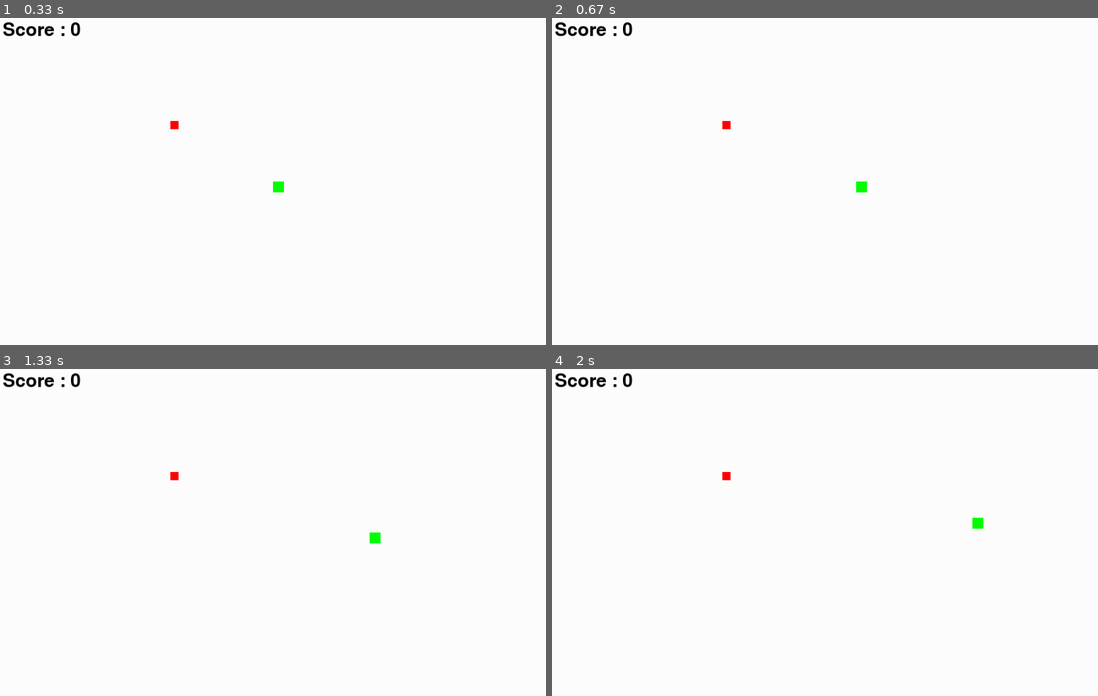
Above: before the commit, frames 1-4 (two rows, left to right).
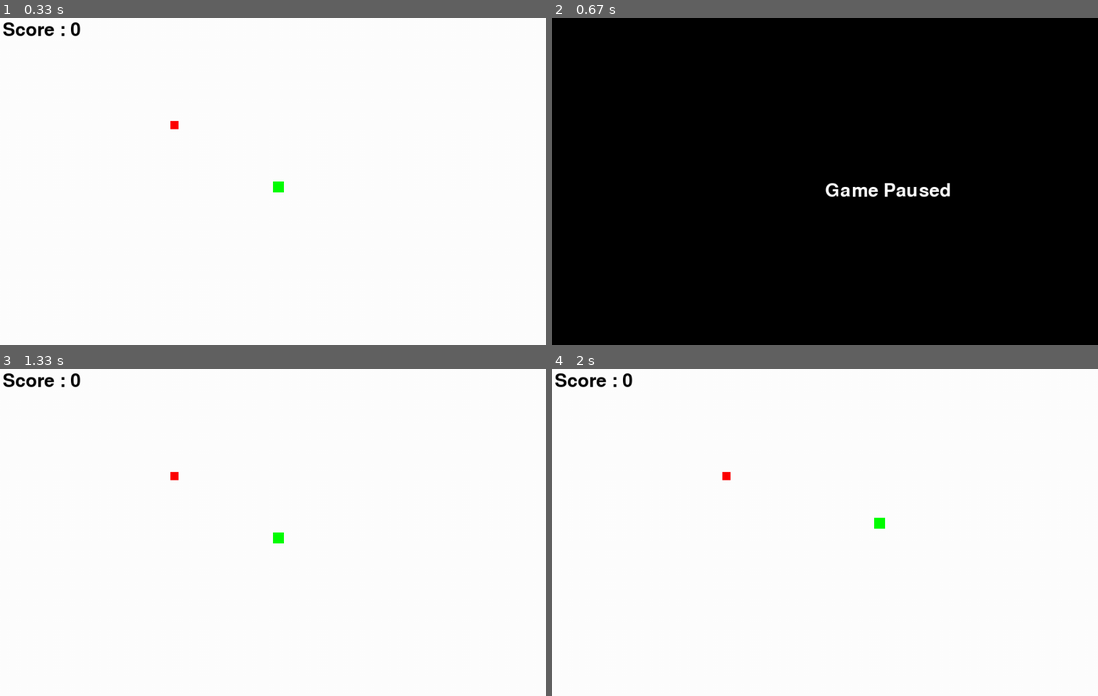
Above: after the commit, the same moments.

Repository: aniTech-addict/snake_pygame
Game: pygame game, started from snake.py
Two runs of this game, one before a commit and one after it. Both use one fixed random seed, a clock stepped at 60 frames per second and the inputs below.
Inputs:
- Up to frame 1 (0.33 s): no input
- Up to frame 2 (0.67 s): hold P from 0.33 s (still down); hold D from 0.33 s (still down)
- Up to frame 3 (1.33 s): release P at 0.8 s; release D at 0.8 s; hold P 0.83-1.3 s
- Up to frame 4 (2 s): hold D 1.33-1.8 s; hold W from 1.83 s (still down)

Frame 1 is identical in both runs. In frame 2, 100% of the frame differs, in the area x 0-100%, y 0-100%; in frame 3, 0.1%; in frame 4, 0.1%.

Commit message:
Added Pausing feature

Diff:
--- a/snake.py
+++ b/snake.py
@@ -32,20 +32,34 @@
 score = 0
 snake_list = []
 snake_len = 1
-
+paused = False
 def plot_body(gameWindow, color, snake_list):
     for x, y in snake_list:
         pygame.draw.rect(gameWindow, color, [x, y, SIZE, SIZE], SIZE)
 
 while not exit_game:
+
     for event in pygame.event.get():
         # Quit event
         if event.type == pygame.QUIT:
             exit_game = True
+
+        if event.type == pygame.KEYDOWN:
+            if event.key == pygame.K_p:  # Press 'P' to toggle pause
+                paused = not paused
+                while paused:
+                    gameWindow.fill("black")
+                    text_screen("Game Paused", "white", gameWindow.get_width() / 2, gameWindow.get_height() / 2)
+                    pygame.display.update()
+                    for event in pygame.event.get():
+                        if event.type == pygame.KEYDOWN:
+                            if event.key == pygame.K_p:
+                                paused = False
+
         # Border-collision
         if (snake_pos.x > 1000 or snake_pos.x < 0) or (snake_pos.y > 600 or snake_pos.y < 0):
             while not exit_game:
-                    text_screen("Game Over", "black", gameWindow.get_width() / 2, gameWindow.get_height() / 2)
+                    text_screen("Game Over", "red", gameWindow.get_width() / 2, gameWindow.get_height() / 2)
                     text_screen("Score : "+str(score),"black",gameWindow.get_width()/2,gameWindow.get_height()/2+50)
                     pygame.display.update()
                     pygame.time.delay(5000)
@@ -53,7 +67,7 @@
 
     gameWindow.fill("white")
 
-    pygame.draw.rect(gameWindow, "green", [snake_pos.x, snake_pos.y, SIZE, SIZE], SIZE)
+    pygame.draw.rect(gameWindow, "black", [snake_pos.x, snake_pos.y, SIZE, SIZE], SIZE)
     pygame.draw.rect(gameWindow, "red", [food_pos.x, food_pos.y, food_size, food_size], food_size)
 
     # Update Snake Body
@@ -90,7 +104,7 @@
             if(game_over):
                 while not exit_game:
                     gameWindow.fill("white")
-                    text_screen("Game Over", "black", gameWindow.get_width() / 2, gameWindow.get_height() / 2)
+                    text_screen("Game Over", "red", gameWindow.get_width() / 2, gameWindow.get_height() / 2)
                     text_screen("Score : "+str(score),"black",gameWindow.get_width()/2,gameWindow.get_height()/2+50)
                     pygame.display.update()
                     pygame.time.delay(5000)
